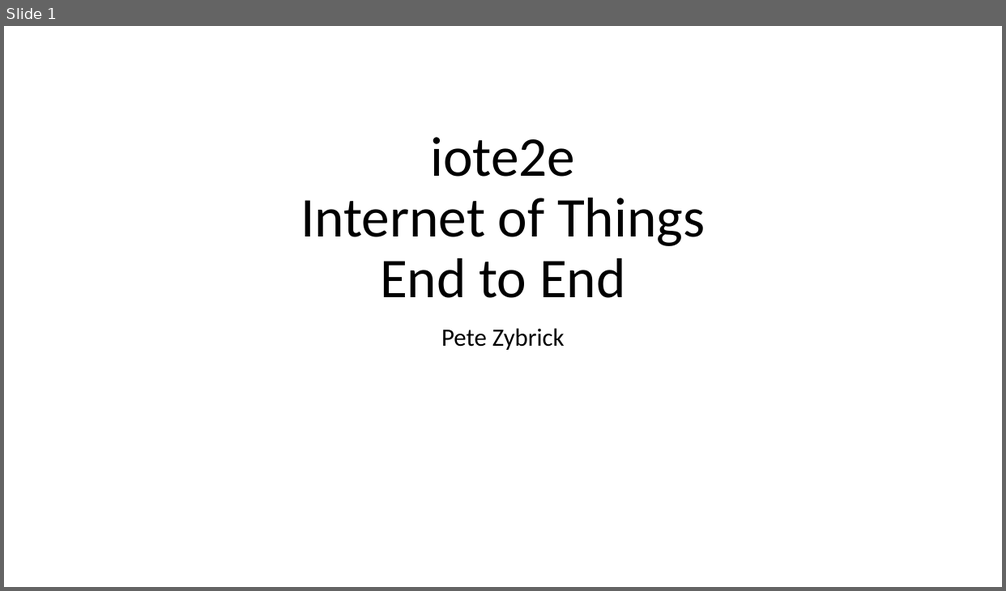
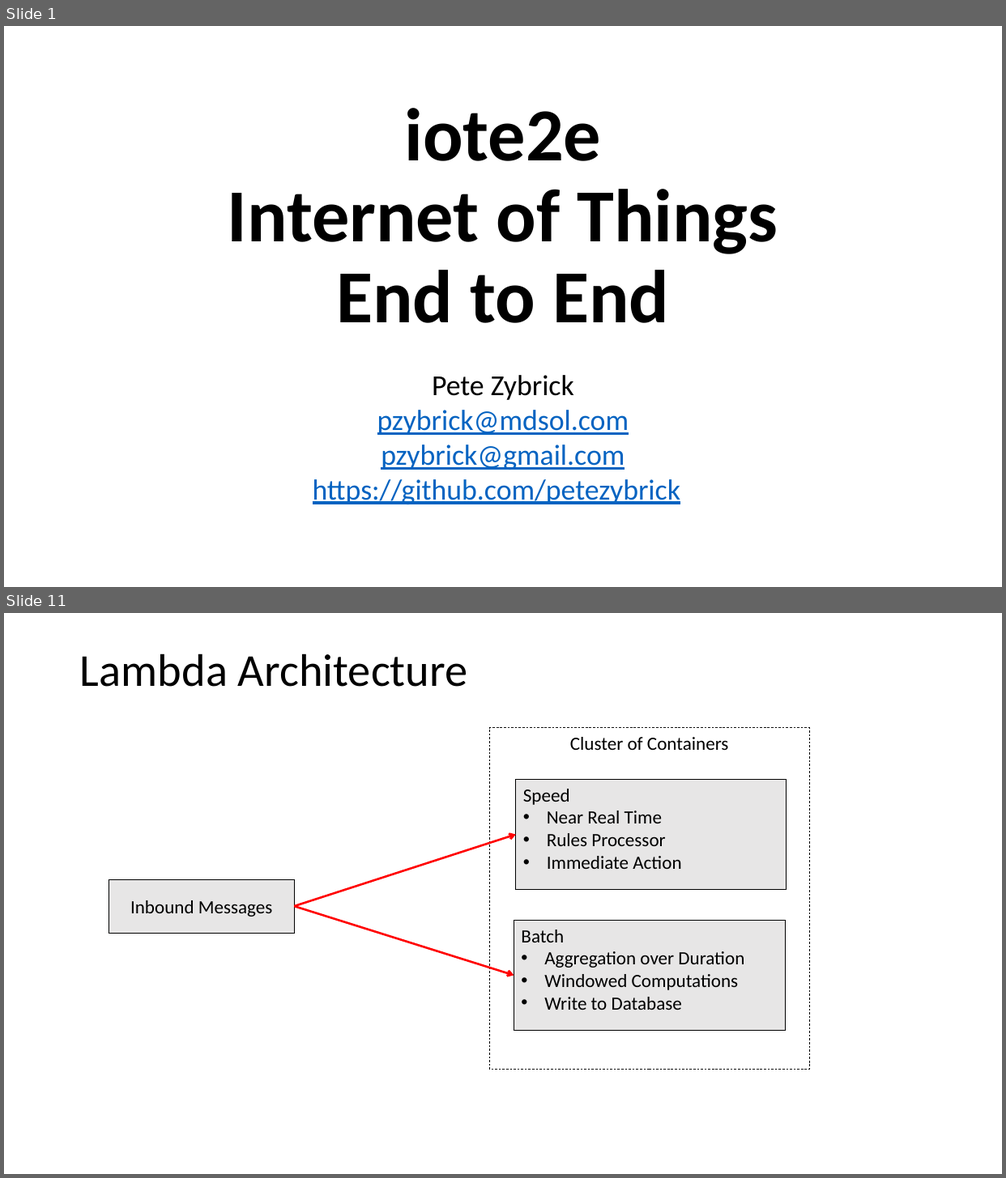
Before and after one commit to petezybrick/iote2e, a slide deck: iote2e-common/src/site/markdown/slides/iote2e-dryrun-20170904.pptx. Shown one above the other, each under a label of ours: slide 1 before the commit, slides 1 and 11 after it; the slides between them are not shown. The pictures are 1006x591 and 1006x1178 pixels, drawn with LibreOffice and Linux fonts; fonts in the diff are those of the drawing. Boxes give left, top, right and bottom in pixels: in the first picture for what was removed or moved away, otherwise in the second. Text is boxed around its words. In the diff, an @@ line names an element or a change of style, - is before the commit and + after.

```diff
--- a/iote2e-common/src/site/markdown/slides/iote2e-dryrun-20170904.pptx
+++ b/iote2e-common/src/site/markdown/slides/iote2e-dryrun-20170904.pptx
@@ slide 11 added at (4, 613, 1002, 1174), background #FFFFFF @@
@@ title added at (80, 653, 468, 687), 44 pt, text #000000 @@
+Lambda Architecture
@@ rectangle added at (490, 727, 810, 1070), outline #000000 0.5 pt dashed, 18 pt, text #000000 @@
+Cluster of Containers
@@ rectangle added at (516, 779, 786, 889), fill #E7E6E6, outline #000000 0.5 pt, 18 pt, text #000000 @@
+Speed
+• Near Real Time
+• Rules Processor
+• Immediate Action
@@ arrow added from (295, 906) to (516, 835), #FF0000 2 pt @@
@@ rectangle added at (108, 879, 295, 933), fill #E7E6E6, outline #000000 0.5 pt, 18 pt, text #000000 @@
+Inbound Messages
@@ arrow added from (295, 906) to (513, 975), #FF0000 2 pt @@
@@ rectangle added at (513, 921, 785, 1031), fill #E7E6E6, outline #000000 0.5 pt, 18 pt, text #000000 @@
+Batch
+• Aggregation over Duration
+• Windowed Computations
+• Write to Database
@@ slide 1 changed as well @@
@@ title "iote2e Internet of Things End ...": place and size @@
-title "iote2e Internet of Things End ..." at (300, 137, 705, 298)
+title "iote2e Internet of Things End ..." at (228, 108, 778, 323)
@@ title "iote2e Internet of Things End ..." at (228, 108, 778, 323): size 54 to 72 pt, bold on @@
@@ subtitle "Pete Zybrick": place and size @@
-subtitle "Pete Zybrick" at (441, 328, 565, 350)
+subtitle "Pete Zybrick" at (313, 375, 680, 505)
@@ subtitle at (432, 375, 574, 400): size 24 to 27.9 pt in "Pete Zybrick"; line spacing 0.9 to 0.7 @@
@@ subtitle at (313, 410, 680, 505): paragraphs added @@
+pzybrick@mdsol.com
+pzybrick@gmail.com
+https://github.com/petezybrick
```
Also in this commit, not shown: 23 other slides added, 1 slide removed.
